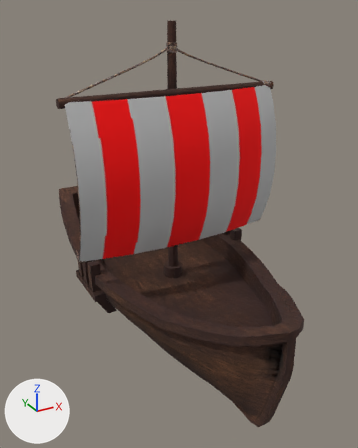
Two versions of the FBX model Assets/0_Core/4_Models/0_Meshes/Player/Ship_DefaultSmall_01.fbx, one commit apart.
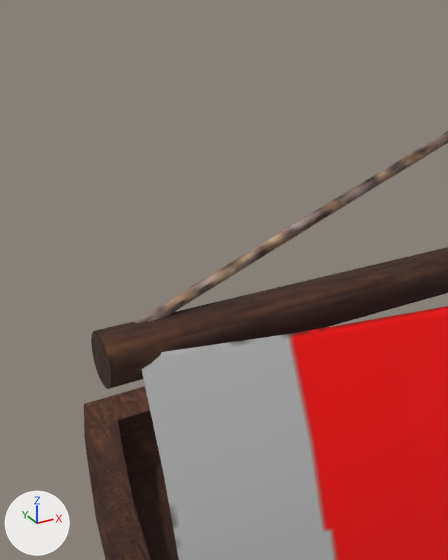
Each version is shown whole from a 50 mm lens placed at (-4.77, -8.95, 7.34), pointed at (0.01, -0.27, 3.0), then close up from a 50 mm lens placed at (-2.83, -1.77, 6.74), pointed at (-1.96, -0.18, 5.95). The lights are fixed; the arrows at lower left show +X, +Y and +Z. The first two pictures are the older version. Where no turn or scale is listed for an object, it has been applied to the vertices. Vertices at exactly the same position are counted once.
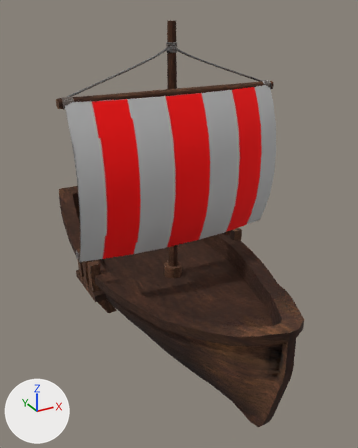
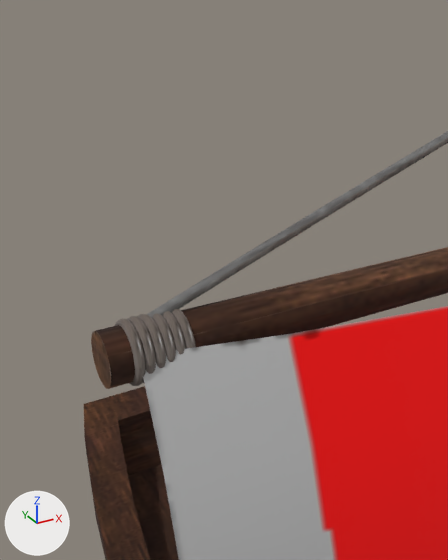
Boxes [x1, y1, x2, y2] around the edits, measured in the close-ups (448 x 560 px):
part 1 of me_plane, added: after [115, 309, 196, 386]
part 2 of me_plane, recoloured: [84, 131, 448, 560] in both

The change, as a diff of the scene's bpy script:
```diff
--- a/Assets/0_Core/4_Models/0_Meshes/Player/Ship_DefaultSmall_01.fbx.py
+++ b/Assets/0_Core/4_Models/0_Meshes/Player/Ship_DefaultSmall_01.fbx.py
@@ img_ship_defaultsmall_01_ship_sail_01_metallicsmoothness_png @@
+img_ship_defaultsmall_01_ship_sail_01_metallicsmoothness_png = load_image('Ship_DefaultSmall_01_ship_sail_01_MetallicSmoothness.png', '../../../6_Textures/Ship/Ship_DefaultSmall/Ship_DefaultSmall_01_ship_sail_01_MetallicSmoothness.png', 1024, 1024, 'Non-Color')
@@ img_ship_defaultsmall_01_ship_sail_01_emission_png @@
+img_ship_defaultsmall_01_ship_sail_01_emission_png = load_image('Ship_DefaultSmall_01_ship_sail_01_Emission.png', '../../../6_Textures/Ship/Ship_DefaultSmall/Ship_DefaultSmall_01_ship_sail_01_Emission.png', 1024, 1024, 'sRGB')
@@ img_ship_defaultsmall_01_ship_sail_01_normal_png @@
+img_ship_defaultsmall_01_ship_sail_01_normal_png = load_image('Ship_DefaultSmall_01_ship_sail_01_Normal.png', '../../../6_Textures/Ship/Ship_DefaultSmall/Ship_DefaultSmall_01_ship_sail_01_Normal.png', 1024, 1024, 'Non-Color')
@@ img_ship_defaultsmall_01_ship_sail_01_albedotransparency_png @@
+img_ship_defaultsmall_01_ship_sail_01_albedotransparency_png = load_image('Ship_DefaultSmall_01_ship_sail_01_AlbedoTransparency.png', '../../../6_Textures/Ship/Ship_DefaultSmall/Ship_DefaultSmall_01_ship_sail_01_AlbedoTransparency.png', 1024, 1024, 'sRGB')
@@ mat_ship_defaultsmall_01 @@
+mat_ship_defaultsmall_01 = bpy.data.materials.new('Ship_DefaultSmall_01')
+# uses the picture img_ship_defaultsmall_01_ship_sail_01_albedotransparency_png
+# uses the picture img_ship_defaultsmall_01_ship_sail_01_emission_png
+# uses the picture img_ship_defaultsmall_01_ship_sail_01_metallicsmoothness_png
+# uses the picture img_ship_defaultsmall_01_ship_sail_01_normal_png
@@ me_plane @@
 # used by ob_plane; location = (0.0, 0.0, 0.0)
-me_plane.from_pydata(...)  # 22312 vertices, 23124 faces; spans x -2.37..2.37, y -4.09..4.09, z -0.01..7.09
+me_plane.from_pydata(...)  # 25698 vertices, 26580 faces; spans x -2.37..2.37, y -4.09..4.09, z -0.01..7.09
+# me_plane part 1: a new loose piece of 3386 vertices spanning x -2.29..-2.09, y -0.25..-0.04, z 5.65..5.87, in mat_ship_defaultsmall_01
+# me_plane part 2: 23124 faces spanning x -2.37..2.37, y -4.09..4.09, z -0.01..7.09 switch from mat_ship_sail_01 to mat_ship_defaultsmall_01
```
